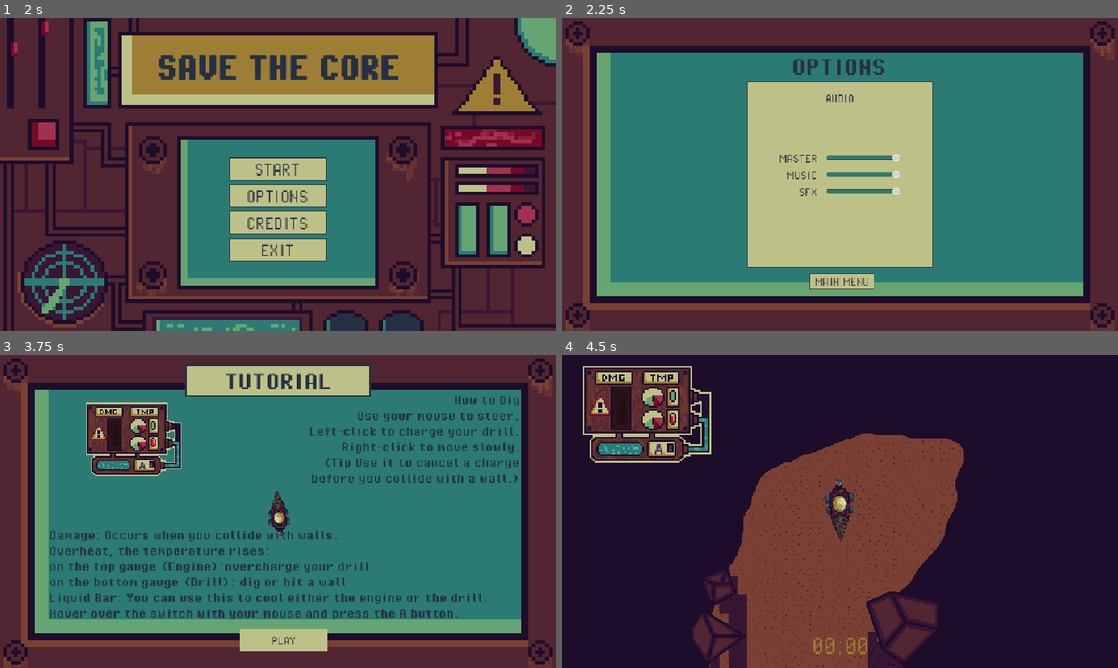
Above: before the commit, frames 1-4 (two rows, left to right).
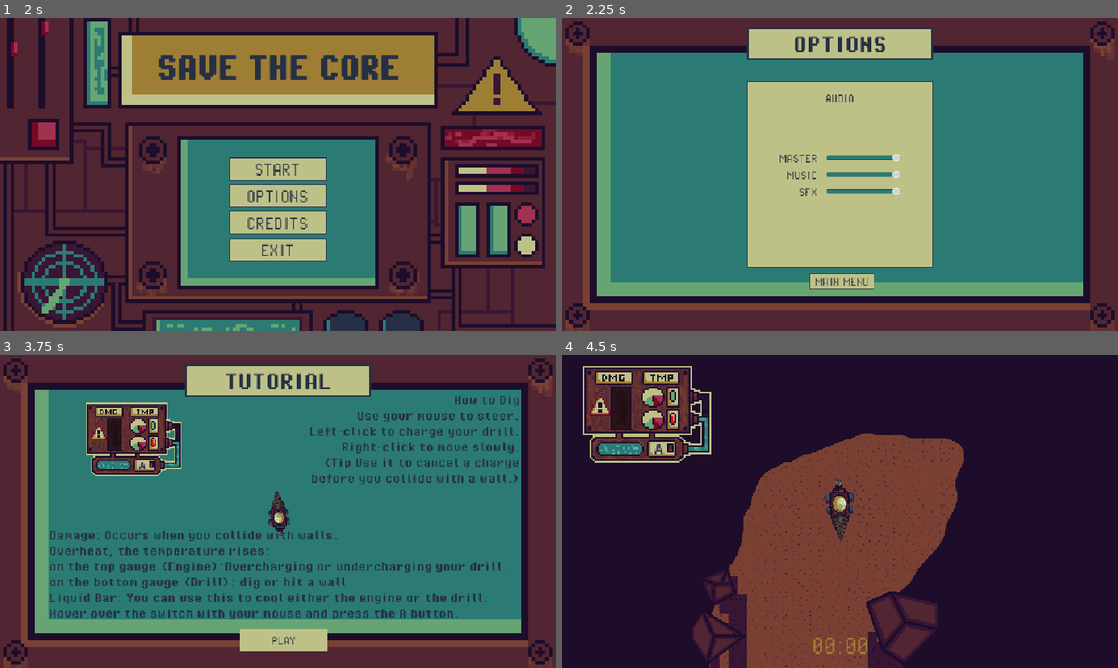
Above: after the commit, the same moments.

Repository: indie-ian/save-the-core
Game: Godot game, scene res://global/managers/manager.tscn
The game is run twice, just before and just after one commit, with the same random seed, the same clock (stepped at 60 frames per second) and the same inputs.
Inputs (mouse positions are in pixels of both pictures, inside the frame that each line leads up to):
- Up to frame 1 (2 s): hold Up (ui_up) 0.53-1.25 s; hold P (p) 0.53-1.25 s; click (278, 174) at 0.67 s; click "SKIP" at 1.25 s
- Up to frame 2 (2.25 s): click "OPTIONS" at 2 s
- Up to frame 3 (3.75 s): click "MAIN MENU" at 2.75 s; click "START" at 3.5 s
- Up to frame 4 (4.5 s): click "PLAY" at 4.25 s

Frame 1 is identical in both runs. In frame 2, 3.9% of the frame differs, in the area x 33-67%, y 2-19%; in frame 3, 0.5%; in frame 4, less than 0.1%.

Commit message:
polished

Diff:
--- a/environment/layers/scenes/crust.tscn
+++ b/environment/layers/scenes/crust.tscn
@@ -75,6 +75,9 @@
 custom_data_layer_2/name = "liquid"
 custom_data_layer_2/type = 1
 sources/0 = SubResource("TileSetAtlasSource_1w0dc")
+
+[sub_resource type="StyleBoxFlat" id="StyleBoxFlat_gj5rp"]
+bg_color = Color(0.11372549, 0.050980393, 0.16862746, 1)
 
 [node name="Crust" type="Node2D" unique_id=1719055717]
 
@@ -169,3 +172,17 @@
 
 [node name="BreakableWall3" parent="Breakables" unique_id=1856379315 instance=ExtResource("5_nb6le")]
 position = Vector2(-295, 440)
+
+[node name="Panel" type="Panel" parent="." unique_id=745289879]
+offset_left = 472.0
+offset_top = -1752.0
+offset_right = 1368.0
+offset_bottom = 1584.0
+theme_override_styles/panel = SubResource("StyleBoxFlat_gj5rp")
+
+[node name="Panel2" type="Panel" parent="." unique_id=285460220]
+offset_left = -1530.0
+offset_top = -1752.0
+offset_right = -480.0
+offset_bottom = 1584.0
+theme_override_styles/panel = SubResource("StyleBoxFlat_gj5rp")
--- a/environment/layers/scenes/lower_mantle.tscn
+++ b/environment/layers/scenes/lower_mantle.tscn
@@ -7,6 +7,9 @@
 [ext_resource type="Texture2D" uid="uid://bodxoppnlj7yn" path="res://environment/layers/sprites/lower_mantle_walls.png" id="4_mkpdl"]
 [ext_resource type="PackedScene" uid="uid://eka4lmkl2k3a" path="res://environment/objects/scenes/small_damage_deposit.tscn" id="5_dnayt"]
 [ext_resource type="PackedScene" uid="uid://uqe3lnjhvr36" path="res://environment/objects/scenes/breakable_wall.tscn" id="6_dqx8v"]
+
+[sub_resource type="StyleBoxFlat" id="StyleBoxFlat_on81w"]
+bg_color = Color(0.11372549, 0.050980393, 0.16862746, 1)
 
 [sub_resource type="TileSetAtlasSource" id="TileSetAtlasSource_ri6b4"]
 texture = ExtResource("3_dqx8v")
@@ -79,6 +82,20 @@
 
 [node name="LowerMantle" type="Node2D" unique_id=121458402]
 
+[node name="Panel2" type="Panel" parent="." unique_id=856937317]
+offset_left = -1171.0
+offset_top = -1727.0
+offset_right = -475.0
+offset_bottom = 1609.0
+theme_override_styles/panel = SubResource("StyleBoxFlat_on81w")
+
+[node name="Panel" type="Panel" parent="." unique_id=355248935]
+offset_left = 472.0
+offset_top = -1734.0
+offset_right = 1168.0
+offset_bottom = 1602.0
+theme_override_styles/panel = SubResource("StyleBoxFlat_on81w")
+
 [node name="Walls" type="StaticBody2D" parent="." unique_id=1150246343]
 
 [node name="WallsLeft" type="CollisionPolygon2D" parent="Walls" unique_id=1538896163]
--- a/environment/layers/scenes/outer_core.tscn
+++ b/environment/layers/scenes/outer_core.tscn
@@ -88,6 +88,9 @@
 custom_data_layer_2/type = 1
 sources/0 = SubResource("TileSetAtlasSource_bvugs")
 
+[sub_resource type="StyleBoxFlat" id="StyleBoxFlat_p1k1x"]
+bg_color = Color(0.61960787, 0.49411765, 0.20392157, 1)
+
 [node name="OuterCore" type="Node2D" unique_id=1597098486]
 script = ExtResource("1_brax4")
 
@@ -236,6 +239,20 @@
 
 [node name="HeatTimer" type="Timer" parent="." unique_id=1899140313]
 one_shot = true
+
+[node name="Panel" type="Panel" parent="." unique_id=288837353]
+offset_left = 472.0
+offset_top = -1624.0
+offset_right = 1168.0
+offset_bottom = 1647.0
+theme_override_styles/panel = SubResource("StyleBoxFlat_p1k1x")
+
+[node name="Panel2" type="Panel" parent="." unique_id=2141297892]
+offset_left = -1161.0
+offset_top = -1621.0
+offset_right = -465.0
+offset_bottom = 1688.0
+theme_override_styles/panel = SubResource("StyleBoxFlat_p1k1x")
 
 [editable path="LargePlatforms/FloatingPlatformLargeOpen"]
 [editable path="LargePlatforms/FloatingPlatformLargeOpen2"]
--- a/environment/layers/scenes/upper_mantle.tscn
+++ b/environment/layers/scenes/upper_mantle.tscn
@@ -77,6 +77,9 @@
 custom_data_layer_2/type = 1
 sources/0 = SubResource("TileSetAtlasSource_bm7yx")
 
+[sub_resource type="StyleBoxFlat" id="StyleBoxFlat_4p740"]
+bg_color = Color(0.11372549, 0.050980393, 0.16862746, 1)
+
 [node name="UpperMantle" type="Node2D" unique_id=278756004]
 
 [node name="Walls" type="StaticBody2D" parent="." unique_id=111099802]
@@ -217,3 +220,17 @@
 
 [node name="DamageVent2" parent="." unique_id=1098765649 instance=ExtResource("6_a1k7n")]
 position = Vector2(329, -197)
+
+[node name="Panel" type="Panel" parent="." unique_id=1536175860]
+offset_left = 463.0
+offset_top = -1728.0
+offset_right = 1502.0
+offset_bottom = 1608.0
+theme_override_styles/panel = SubResource("StyleBoxFlat_4p740")
+
+[node name="Panel2" type="Panel" parent="." unique_id=1997892471]
+offset_left = -1421.0
+offset_top = -1738.0
+offset_right = -474.0
+offset_bottom = 1598.0
+theme_override_styles/panel = SubResource("StyleBoxFlat_4p740")
--- a/sandbox/drill.gd
+++ b/sandbox/drill.gd
@@ -1,6 +1,7 @@
 extends Area2D
 
 var turbo_drilling: bool = false
+var is_drilling_now: bool = false
 
 @export var drill_area: Vector2 = Vector2(24, 24)
 @export var rig: CharacterBody2D # Player mining rig
@@ -14,6 +15,8 @@
 	body_entered.connect(_drill_strike)
 
 func _physics_process(delta: float) -> void:
+	is_drilling_now = false
+
 	if rig.velocity == Vector2.ZERO:
 		turbo_drilling = false
 
@@ -21,6 +24,11 @@
 		for body in get_overlapping_bodies():
 			if body is TileMapLayer:
 				_drill_floor(body, delta)
+
+	if rig and rig.animated_sprite and rig.animated_sprite.material:
+		var target_heat: float = 0.85 if is_drilling_now else 0.0
+		var current_heat: float = rig.animated_sprite.material.get_shader_parameter("tip_heat")
+		rig.animated_sprite.material.set_shader_parameter("tip_heat", lerp(current_heat, target_heat, 12.0 * delta))
 
 func _drill_floor(body: Node2D, delta: float) -> void:
 	var hit_hard_tile: bool = false
@@ -40,6 +48,10 @@
 
 			for point in [q1, q2, q3, q4]:
 				var map_pos = body.local_to_map(point)
+				if body.get_cell_source_id(map_pos) == -1:
+					continue
+
+				is_drilling_now = true
 				var tile_data = body.get_cell_tile_data(map_pos)
 				if tile_data and tile_data.get_custom_data("hard") == true and !turbo_drilling:
 					hit_hard_tile = true
@@ -51,10 +63,9 @@
 				else:
 					body.erase_cell(map_pos)
 
-
 	if hit_hard_tile:
 		rig._add_damage(rig.DAMAGE_BREAKABLE * delta)
-		rig._add_red_temp(15.0 * delta)
+		rig._add_red_temp(20.0 * delta)
 
 	if hit_slow_tile:
 		if !turbo_drilling:
@@ -73,6 +84,6 @@
 			body.destroy.call_deferred()
 		else:
 			rig._apply_soft_hit()
-
+			rig._add_damage(10.0)
 	else:
 		rig._apply_hard_hit()
--- a/sandbox/player_rig.gd
+++ b/sandbox/player_rig.gd
@@ -70,7 +70,7 @@
 
 const MAX_LIQUID: float = 100.0
 const LIQUID_LOSS_OVERCHARGE: float = 10.0  # liquid Overcharge loss
-const LIQUID_LOSS_WEAK_CHARGE: float = 2.5 # if you let mouse to early liquid loss 60%
+const LIQUID_LOSS_WEAK_CHARGE: float = 4.5 # if you let mouse to early liquid loss 60%
 var current_liquid: float = MAX_LIQUID
 const LIQUID_PER_DEGREE: float = 0.25
 
@@ -152,6 +152,16 @@
 func _physics_process(delta: float) -> void:
 	if is_mouse_on_switch and Input.is_action_just_pressed("coolingbutton"):
 		_toggle_cooling_switch()
+
+	if not is_switching:
+		if current_liquid <= 0:
+			if coolingtubes.animation != "empty":
+				coolingtubes.play("empty")
+		else:
+			if redlight.visible and coolingtubes.animation != "coolingRed":
+				coolingtubes.play("coolingRed")
+			elif not redlight.visible and coolingtubes.animation != "coolingGreen":
+				coolingtubes.play("coolingGreen")
 
 	if hit_cooldown > 0:
 		hit_cooldown -= delta
@@ -235,7 +245,7 @@
 				_start_dash_cooldown(calculated_cooldown)
 
 				if charge_ratio < 0.60:
-					_consume_liquid(LIQUID_LOSS_WEAK_CHARGE)
+					_add_green_temp(10.0)
 
 			_launch(mouse_pos, launch_power)
 
@@ -399,6 +409,7 @@
 		bar_tween.parallel().tween_property(liquid, "modulate", Color.WHITE, 0.5)
 
 	if current_liquid <= 0:
+		coolingtubes.play("empty")
 		print("no liquid")
 
 
@@ -409,7 +420,7 @@
 		return
 
 	if not redlight.visible and current_liquid > 0:
-		_consume_liquid(LIQUID_LOSS_OVERCHARGE)
+		_consume_liquid(degrees * 0.5)
 		return
 
 	green_temp_deg = clamp(green_temp_deg + degrees, 0.0, MAX_TEMP_DEGREES)
@@ -468,7 +479,12 @@
 		redlight.show()
 		green_light.hide()
 
-		if red_temp_deg > 0 and current_liquid > 0:
+		if current_liquid <= 0:
+			coolingtubes.play("empty")
+			is_switching = false
+			return
+
+		if red_temp_deg > 0:
 			var needed_liquid: float = red_temp_deg * LIQUID_PER_DEGREE
 			var liquid_used: float = min(current_liquid, needed_liquid)
 			var degrees_cooled: float = liquid_used / LIQUID_PER_DEGREE
@@ -478,14 +494,22 @@
 
 		coolingtubes.play("coolswitchRed")
 		await coolingtubes.animation_finished
-		coolingtubes.play("coolingRed")
+		if current_liquid <= 0:
+			coolingtubes.play("empty")
+		else:
+			coolingtubes.play("coolingRed")
 	else:
 		switch.play("redToGreen")
 		await switch.animation_finished
 		green_light.show()
 		redlight.hide()
 
-		if green_temp_deg > 0 and current_liquid > 0:
+		if current_liquid <= 0:
+			coolingtubes.play("empty")
+			is_switching = false
+			return
+
+		if green_temp_deg > 0:
 			var needed_liquid: float = green_temp_deg * LIQUID_PER_DEGREE
 			var liquid_used: float = min(current_liquid, needed_liquid)
 			var degrees_cooled: float = liquid_used / LIQUID_PER_DEGREE
@@ -495,7 +519,10 @@
 
 		coolingtubes.play("coolingswitchGreen")
 		await coolingtubes.animation_finished
-		coolingtubes.play("coolingGreen")
+		if current_liquid <= 0:
+			coolingtubes.play("empty")
+		else:
+			coolingtubes.play("coolingGreen")
 
 	is_switching = false
 
--- /dev/null
+++ b/sandbox/player_rig.gdshader
@@ -0,0 +1,25 @@
+shader_type canvas_item;
+
+uniform float tip_heat : hint_range(0.0, 1.0) = 0.0;
+uniform int direction : hint_range(0, 3) = 0;
+uniform float coverage : hint_range(0.05, 1.0) = 0.45;
+
+void fragment() {
+	vec4 tex = texture(TEXTURE, UV);
+
+	vec2 frame_uv = fract(UV / TEXTURE_PIXEL_SIZE / vec2(textureSize(TEXTURE, 0)));
+	vec2 uv_step = fwidth(UV);
+
+	float pos = UV.x;
+	if (direction == 1) pos = 1.0 - UV.x;
+	else if (direction == 2) pos = 1.0 - UV.y;
+	else if (direction == 3) pos = UV.y;
+
+	float tip_mask = smoothstep(1.0 - coverage, 1.0, pos);
+	float flicker = 0.88 + 0.12 * sin(TIME * 45.0);
+
+	vec3 spark_color = vec3(1.0, 0.88, 0.15);
+	vec3 tinted = mix(tex.rgb, tex.rgb * vec3(1.4, 1.2, 0.2) + spark_color * 0.45 * flicker, tip_mask * tip_heat);
+
+	COLOR = vec4(tinted, tex.a);
+}
--- a/sandbox/player_rig.tscn
+++ b/sandbox/player_rig.tscn
@@ -3,6 +3,7 @@
 [ext_resource type="Script" uid="uid://c27pgln3md558" path="res://sandbox/player_rig.gd" id="1_8q8w8"]
 [ext_resource type="Texture2D" uid="uid://byq1g4f5vnrdb" path="res://sandbox/playerAssets/characterMove.png" id="2_8q8w8"]
 [ext_resource type="Texture2D" uid="uid://eb4qotmsewt4" path="res://sandbox/playerAssets/Death.png" id="2_bhb1k"]
+[ext_resource type="Shader" uid="uid://dhk4xmw5mqyyr" path="res://sandbox/player_rig.gdshader" id="2_jeklb"]
 [ext_resource type="Script" uid="uid://bdl1hhxw71687" path="res://sandbox/drill.gd" id="3_ddewd"]
 [ext_resource type="Texture2D" uid="uid://to5egtqgd233" path="res://sandbox/playerAssets/ReleaseAssets/timeReleaseBar.png" id="3_deq45"]
 [ext_resource type="Texture2D" uid="uid://cfeut3xhgtseg" path="res://sandbox/playerAssets/ReleaseAssets/pin.png" id="4_4235s"]
@@ -19,7 +20,14 @@
 [ext_resource type="Texture2D" uid="uid://c3q82xrr5qciq" path="res://sandbox/playerAssets/statsAssets/coolingtubes.png" id="15_6vcae"]
 [ext_resource type="Texture2D" uid="uid://r2w0xydm55yu" path="res://sandbox/playerAssets/statsAssets/effectcycle.png" id="15_mxduk"]
 [ext_resource type="Texture2D" uid="uid://cxiabdxqa2gr1" path="res://sandbox/playerAssets/ReleaseAssets/chargingDash.png" id="17_4h10s"]
+[ext_resource type="Texture2D" uid="uid://nq6u5fsuidp" path="res://sandbox/playerAssets/statsAssets/emptytube.png" id="17_dulk8"]
 [ext_resource type="Texture2D" uid="uid://mu00iu1mds5w" path="res://sandbox/playerAssets/ReleaseAssets/chargingDahBar.png" id="18_ddewd"]
+
+[sub_resource type="ShaderMaterial" id="ShaderMaterial_k3kqa"]
+shader = ExtResource("2_jeklb")
+shader_parameter/tip_heat = 0.0
+shader_parameter/direction = 3
+shader_parameter/coverage = 0.30000001262006
 
 [sub_resource type="AtlasTexture" id="AtlasTexture_ysdl5"]
 atlas = ExtResource("2_bhb1k")
@@ -310,6 +318,10 @@
 atlas = ExtResource("15_6vcae")
 region = Rect2(34, 0, 17, 40)
 
+[sub_resource type="AtlasTexture" id="AtlasTexture_equrc"]
+atlas = ExtResource("17_dulk8")
+region = Rect2(0, 0, 17, 40)
+
 [sub_resource type="SpriteFrames" id="SpriteFrames_fwxre"]
 animations = [{
 "frames": [{
@@ -372,6 +384,14 @@
 }],
 "loop": 0,
 "name": &"coolswitchRed",
+"speed": 5.0
+}, {
+"frames": [{
+"duration": 1.0,
+"texture": SubResource("AtlasTexture_equrc")
+}],
+"loop": 1,
+"name": &"empty",
 "speed": 5.0
 }]
 
@@ -381,6 +401,7 @@
 script = ExtResource("1_8q8w8")
 
 [node name="AnimatedSprite2D" type="AnimatedSprite2D" parent="." unique_id=956724545]
+material = SubResource("ShaderMaterial_k3kqa")
 rotation = -1.5707964
 scale = Vector2(0.5, 0.5)
 sprite_frames = SubResource("SpriteFrames_gj5rp")
@@ -486,9 +507,9 @@
 metadata/_edit_use_anchors_ = true
 
 [node name="coolingtubes" type="AnimatedSprite2D" parent="stats" unique_id=1233939782]
-position = Vector2(-162.66667, -90.666664)
+position = Vector2(-162.66667, -91)
 sprite_frames = SubResource("SpriteFrames_fwxre")
-animation = &"coolswitchRed"
+animation = &"empty"
 autoplay = "coolingRed"
 
 [node name="clockgreen" type="Sprite2D" parent="stats" unique_id=1862512615]
--- a/ui/menus/credits/credits.tscn
+++ b/ui/menus/credits/credits.tscn
@@ -16,6 +16,14 @@
 border_color = Color(0.14901961, 0.1882353, 0.26666668, 1)
 
 [sub_resource type="StyleBoxFlat" id="StyleBoxFlat_4dwoy"]
+bg_color = Color(0.74509805, 0.75686276, 0.5294118, 1)
+border_width_left = 3
+border_width_top = 3
+border_width_right = 3
+border_width_bottom = 3
+border_color = Color(0.14901961, 0.1882353, 0.26666668, 1)
+
+[sub_resource type="StyleBoxFlat" id="StyleBoxFlat_r16d8"]
 bg_color = Color(0.74509805, 0.75686276, 0.5294118, 1)
 border_width_left = 3
 border_width_top = 3
@@ -100,6 +108,24 @@
 theme = ExtResource("1_qjml7")
 text = "MAIN MENU"
 
+[node name="Panel3" type="Panel" parent="ButtonMargin/MainButton" unique_id=214699760]
+layout_mode = 0
+offset_left = 320.0
+offset_top = 16.0
+offset_right = 640.0
+offset_bottom = 72.0
+theme_override_styles/panel = SubResource("StyleBoxFlat_r16d8")
+
+[node name="TitleLabel" type="Label" parent="ButtonMargin/MainButton/Panel3" unique_id=1994420940]
+layout_mode = 0
+offset_right = 320.0
+offset_bottom = 56.0
+theme = ExtResource("1_qjml7")
+theme_type_variation = &"TitleTextLabel"
+text = "TUTORIAL"
+horizontal_alignment = 1
+vertical_alignment = 1
+
 [node name="Panel4" type="Panel" parent="." unique_id=1873735128]
 layout_mode = 0
 offset_left = 128.0
--- a/ui/menus/game_over/game_over.tscn
+++ b/ui/menus/game_over/game_over.tscn
@@ -35,16 +35,16 @@
 anchors_preset = 5
 anchor_left = 0.5
 anchor_right = 0.5
-offset_left = -103.5
-offset_right = 103.5
+offset_left = -127.5
+offset_right = 79.5
 offset_bottom = 152.0
 grow_horizontal = 2
 theme_override_constants/margin_top = 32
 
 [node name="text" type="Label" parent="CanvasLayer" unique_id=1834786504]
-offset_left = 128.0
+offset_left = 104.0
 offset_top = 144.0
-offset_right = 842.0
+offset_right = 818.0
 offset_bottom = 396.0
 theme = ExtResource("2_tjj4k")
 theme_type_variation = &"TitleTextLabel"
@@ -56,26 +56,26 @@
 vertical_alignment = 1
 
 [node name="MainButton" type="Button" parent="CanvasLayer" unique_id=1958446181]
-offset_left = 584.0
+offset_left = 560.0
 offset_top = 384.0
-offset_right = 679.0
+offset_right = 655.0
 offset_bottom = 411.0
 theme = ExtResource("2_tjj4k")
 text = "MAIN MENU"
 
 [node name="Retry" type="Button" parent="CanvasLayer" unique_id=1076890998]
-offset_left = 344.0
+offset_left = 320.0
 offset_top = 384.0
-offset_right = 439.0
+offset_right = 415.0
 offset_bottom = 411.0
 theme = ExtResource("2_tjj4k")
 text = "Retry
 "
 
 [node name="Panel3" type="Panel" parent="CanvasLayer" unique_id=854899491]
-offset_left = 288.0
+offset_left = 264.0
 offset_top = 72.0
-offset_right = 736.0
+offset_right = 712.0
 offset_bottom = 192.0
 theme_override_styles/panel = SubResource("StyleBoxFlat_dosym")
 
--- a/ui/menus/options/options.tscn
+++ b/ui/menus/options/options.tscn
@@ -6,6 +6,14 @@
 
 [sub_resource type="StyleBoxTexture" id="StyleBoxTexture_gj5rp"]
 texture = ExtResource("2_y8nl3")
+
+[sub_resource type="StyleBoxFlat" id="StyleBoxFlat_y8nl3"]
+bg_color = Color(0.74509805, 0.75686276, 0.5294118, 1)
+border_width_left = 3
+border_width_top = 3
+border_width_right = 3
+border_width_bottom = 3
+border_color = Color(0.14901961, 0.1882353, 0.26666668, 1)
 
 [node name="Options" type="Control" unique_id=1138913588]
 layout_mode = 3
@@ -21,26 +29,6 @@
 offset_right = 960.0
 offset_bottom = 540.0
 theme_override_styles/panel = SubResource("StyleBoxTexture_gj5rp")
-
-[node name="TitleMargin" type="MarginContainer" parent="." unique_id=192622886]
-layout_mode = 1
-anchors_preset = 5
-anchor_left = 0.5
-anchor_right = 0.5
-offset_left = -83.0
-offset_top = 27.0
-offset_right = 79.0
-offset_bottom = 107.0
-grow_horizontal = 2
-theme_override_constants/margin_top = 32
-
-[node name="TitleLabel" type="Label" parent="TitleMargin" unique_id=929572519]
-layout_mode = 2
-theme = ExtResource("2_3lfxk")
-theme_type_variation = &"TitleTextLabel"
-text = "OPTIONS"
-horizontal_alignment = 1
-vertical_alignment = 1
 
 [node name="ButtonMargin" type="MarginContainer" parent="." unique_id=506010428]
 layout_mode = 1
@@ -165,3 +153,21 @@
 max_value = 1.0
 step = 0.01
 value = 1.0
+
+[node name="Panel3" type="Panel" parent="." unique_id=1774326544]
+layout_mode = 0
+offset_left = 320.0
+offset_top = 16.0
+offset_right = 640.0
+offset_bottom = 72.0
+theme_override_styles/panel = SubResource("StyleBoxFlat_y8nl3")
+
+[node name="TitleLabel" type="Label" parent="Panel3" unique_id=558514823]
+layout_mode = 0
+offset_right = 320.0
+offset_bottom = 56.0
+theme = ExtResource("2_3lfxk")
+theme_type_variation = &"TitleTextLabel"
+text = "OPTIONS"
+horizontal_alignment = 1
+vertical_alignment = 1
--- a/ui/tutorial/tutorial.tscn
+++ b/ui/tutorial/tutorial.tscn
@@ -111,7 +111,7 @@
 text = "
 Damage: Occurs when you collide with walls.
 Overheat, the temperature rises:
-on the top gauge (Engine):overcharge your drill
+on the top gauge (Engine):Overcharging or undercharging your drill.
 on the bottom gauge (Drill): dig or hit a wall
 Liquid Bar: You can use this to cool either the engine or the drill.
 Hover over the switch with your mouse and press the A button.
Binary file added: sandbox/playerAssets/statsAssets/emptytube.png
Not shown, added: sandbox/playerAssets/statsAssets/emptytube.png.import
Not shown, added: sandbox/player_rig.gdshader.uid
